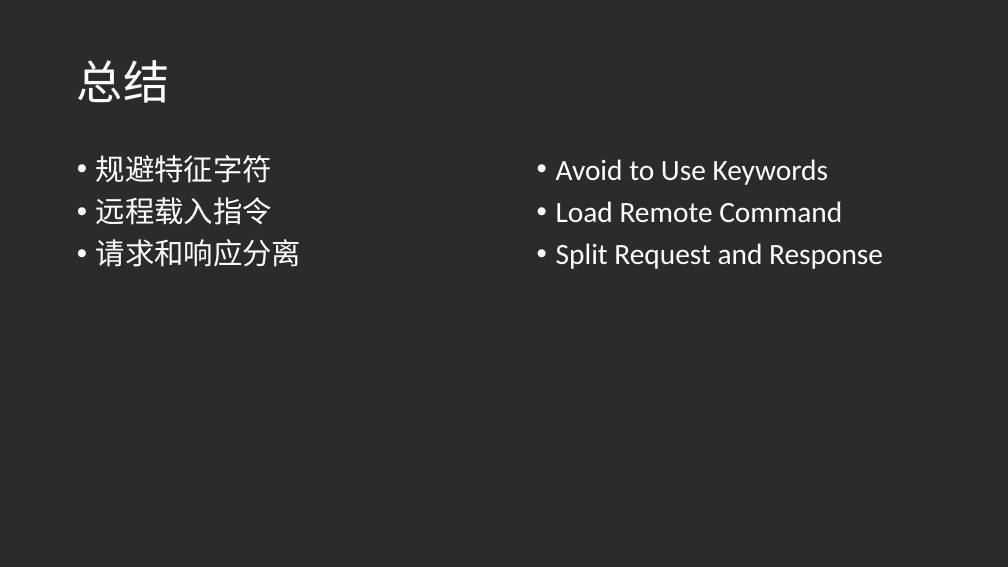
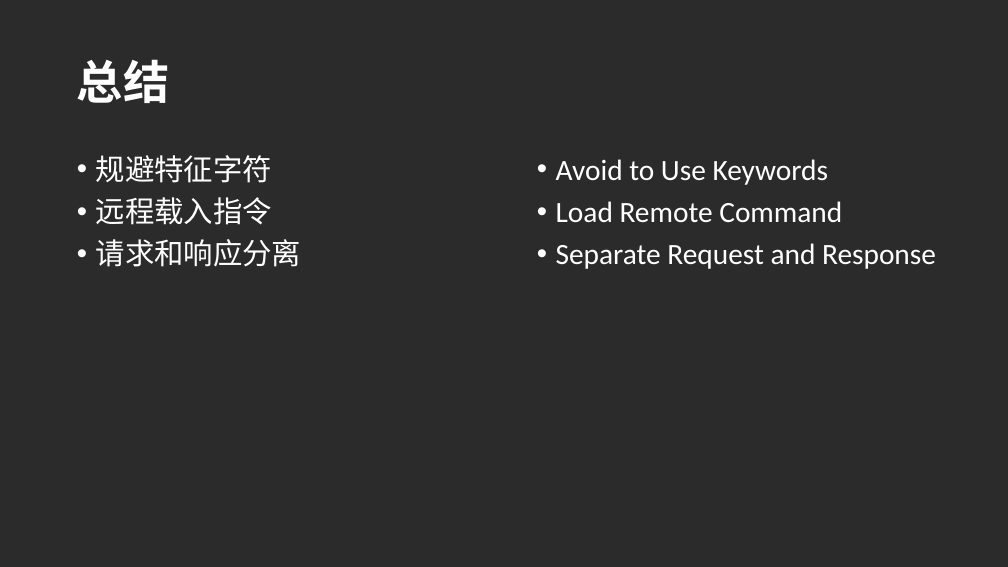
Before and after one commit to shanghailug/monthly_meetup, a slide deck: slide 21 of 2016/Feb/WebShell-by-FuKui.pptx. Drawn at 1008x567 pixels with LibreOffice and Linux fonts; fonts in the diff are those of the drawing; background and template pictures are left out; a plain dark background stands for a picture behind light text. Boxes give left, top, right and bottom in pixels: in the first picture for what was removed or moved away, otherwise in the second. Text is boxed around its words. In the diff, an @@ line names an element or a change of style, - is before the commit and + after.

Commit message:
improve ppt

```diff
--- a/2016/Feb/WebShell-by-FuKui.pptx
+++ b/2016/Feb/WebShell-by-FuKui.pptx
@@ title "总结" at bbox=[77, 59, 169, 103]: font Calibri to Noto Sans CJK JP, bold on @@
@@ text at bbox=[556, 243, 936, 269]: text changed @@
-• Split Request and Response
+• Separate Request and Response
```
Also in this commit, not shown: 1 other slide changed.
